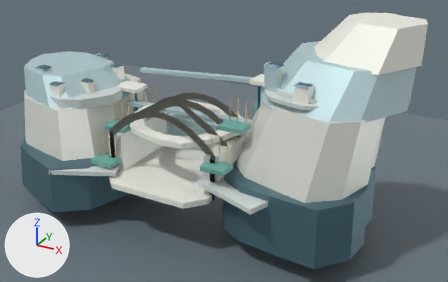
One commit to the glTF model studies/M3D-1S/J7/R5/outputs/J7R5_INHABITED_CIVIC_SECTION_NONCANONICAL.glb: the scene before it, then after it.
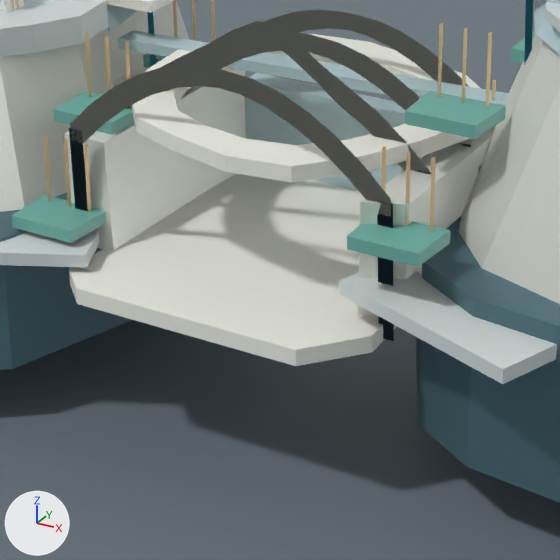
Each version is shown whole from a 50 mm lens placed at (3795.0, -5932.0, 3934.0), pointed at (443.0, 163.0, 887.0), then close up on the part from 19% to 60% of the width and 32% to 96% of the height. Lighting does not change. The marker at lower left points along +X, +Y and +Z. The older version's two pictures come first.

In view in the first close-up: 'EAST_FOUNDATION_BUTTRESS', 'EAST_GATEWAY_APPROACH', 'EAST_MAIN_RESIDENTIAL_MASS', 'NAVE_EAST_CIVIC_GALLERY', 'NAVE_PUBLIC_ASSEMBLY_HALL_FLOOR', 'NAVE_PUBLIC_NORTH_READING_WALL', 'NAVE_UPPER_OPEN_OCULUS', 'NAVE_VAULT_OCCUPIABLE_RIB_0', 'NAVE_WEST_CIVIC_GALLERY', 'NONCANONICAL_10KM_BASIS', 'WEST_FOUNDATION_BUTTRESS', 'WEST_HIGH_CITY_MASS' and 38 more.
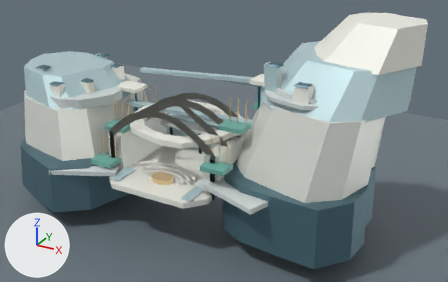
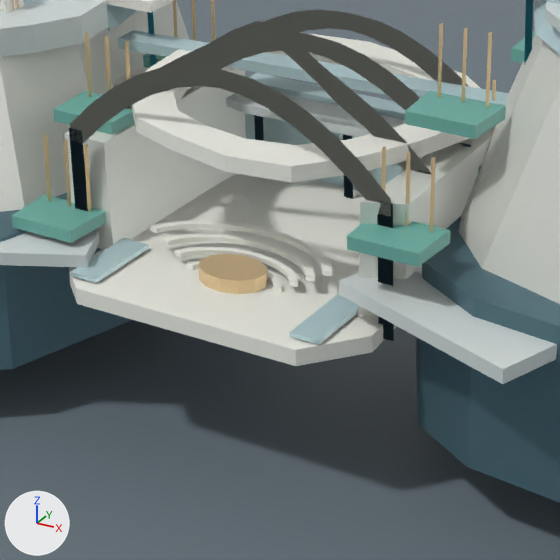
Edits to the bpy script that builds the scene:
```text
Add me_nave_mezzanine_support_0:
    me_nave_mezzanine_support_0.from_pydata([(-22.0, 330.0, 538.0), (22.0, 330.0, 538.0), (22.0, 330.0, 582.0), (-22.0, 330.0, 582.0), (-22.0, 330.0, 868.0), (22.0, 330.0, 868.0), (22.0, 330.0, 912.0), (-22.0, 330.0, 912.0)], [], [(3, 2, 1), (3, 1, 0), (4, 5, 6), (4, 6, 7), (0, 1, 5), (0, 5, 4), (1, 2, 6), (1, 6, 5), (2, 3, 7), (2, 7, 6), (3, 0, 4), (3, 4, 7)])
    me_nave_mezzanine_support_0.materials.append(mat_graphite_strata)  # cyan #597984
Add me_nave_mezzanine_support__440:
    me_nave_mezzanine_support__440.from_pydata([(-462.0, 330.0, 538.0), (-418.0, 330.0, 538.0), (-418.0, 330.0, 582.0), (-462.0, 330.0, 582.0), (-462.0, 330.0, 868.0), (-418.0, 330.0, 868.0), (-418.0, 330.0, 912.0), (-462.0, 330.0, 912.0)], [], [(3, 2, 1), (3, 1, 0), (4, 5, 6), (4, 6, 7), (0, 1, 5), (0, 5, 4), (1, 2, 6), (1, 6, 5), (2, 3, 7), (2, 7, 6), (3, 0, 4), (3, 4, 7)])
    me_nave_mezzanine_support__440.materials.append(mat_graphite_strata)  # cyan #597984
Add ob_nave_civic_side_entry_1:
    ob_nave_civic_side_entry_1 = bpy.data.objects.new('NAVE_CIVIC_SIDE_ENTRY_1', me_nave_civic_side_entry_1)  # a box spanning x 438.0..562.0, y -820.0..-480.0, z 556.0..574.0; in mat_urban_nacre (pale blue #c0dade)
    ob_nave_civic_side_entry_1.location = (0.0, 0.0, 0.0)
Add ob_nave_civic_side_entry_0:
    ob_nave_civic_side_entry_0 = bpy.data.objects.new('NAVE_CIVIC_SIDE_ENTRY_0', me_nave_civic_side_entry_0)  # a box spanning x -562.0..-438.0, y -820.0..-480.0, z 556.0..574.0; in mat_urban_nacre (pale blue #c0dade)
    ob_nave_civic_side_entry_0.location = (0.0, 0.0, 0.0)
Add ob_nave_mezzanine_support_0:
    ob_nave_mezzanine_support_0 = bpy.data.objects.new('NAVE_MEZZANINE_SUPPORT_0', me_nave_mezzanine_support_0)
    ob_nave_mezzanine_support_0.location = (0.0, 0.0, 0.0)
Add ob_nave_mezzanine_support__440:
    ob_nave_mezzanine_support__440 = bpy.data.objects.new('NAVE_MEZZANINE_SUPPORT_-440', me_nave_mezzanine_support__440)
    ob_nave_mezzanine_support__440.location = (0.0, 0.0, 0.0)
Add ob_nave_north_public_mezzanine:
    ob_nave_north_public_mezzanine = bpy.data.objects.new('NAVE_NORTH_PUBLIC_MEZZANINE', me_nave_north_public_mezzanine)  # 12 vertices, 20 faces; spans x -540.0..550.0, y 215.0..405.0, z 890.0..927.0; in mat_inner_civic (light grey #d6dedd)
    ob_nave_north_public_mezzanine.location = (0.0, 0.0, 0.0)
Add ob_nave_stage_civic_dais:
    ob_nave_stage_civic_dais = bpy.data.objects.new('NAVE_STAGE_CIVIC_DAIS', me_nave_stage_civic_dais)  # a 12-sided cylinder along z spanning x -145.0..145.0, y -640.0..-430.0, z 548.0..605.0; in mat_gold_inlay (beige #ecd0a4)
    ob_nave_stage_civic_dais.location = (0.0, 0.0, 0.0)
Add ob_nave_amphitheatre_tier_3:
    ob_nave_amphitheatre_tier_3 = bpy.data.objects.new('NAVE_AMPHITHEATRE_TIER_3', me_nave_amphitheatre_tier_3)  # 100 vertices, 196 faces; spans x -418.0..414.0, y -498.0..-290.0, z 644.0..664.0; in mat_chiseled_white (white #f5f5eb)
    ob_nave_amphitheatre_tier_3.location = (0.0, 0.0, 0.0)
Add ob_nave_amphitheatre_tier_2:
    ob_nave_amphitheatre_tier_2 = bpy.data.objects.new('NAVE_AMPHITHEATRE_TIER_2', me_nave_amphitheatre_tier_2)  # 100 vertices, 196 faces; spans x -352.0..348.0, y -512.0..-336.0, z 612.0..632.0; in mat_chiseled_white (white #f5f5eb)
    ob_nave_amphitheatre_tier_2.location = (0.0, 0.0, 0.0)
Add ob_nave_amphitheatre_tier_1:
    ob_nave_amphitheatre_tier_1 = bpy.data.objects.new('NAVE_AMPHITHEATRE_TIER_1', me_nave_amphitheatre_tier_1)  # 100 vertices, 196 faces; spans x -285.0..282.0, y -526.0..-382.0, z 580.0..600.0; in mat_chiseled_white (white #f5f5eb)
    ob_nave_amphitheatre_tier_1.location = (0.0, 0.0, 0.0)
Add ob_nave_amphitheatre_tier_0:
    ob_nave_amphitheatre_tier_0 = bpy.data.objects.new('NAVE_AMPHITHEATRE_TIER_0', me_nave_amphitheatre_tier_0)  # 100 vertices, 196 faces; spans x -219.0..216.0, y -540.0..-428.0, z 548.0..568.0; in mat_chiseled_white (white #f5f5eb)
    ob_nave_amphitheatre_tier_0.location = (0.0, 0.0, 0.0)
```

Location of each change, (x1, y1, x2, y2) in pixels of the close-ups (560 x 560 px):
'NAVE_STAGE_CIVIC_DAIS', added (beige): after (198, 254, 268, 294)
'NAVE_NORTH_PUBLIC_MEZZANINE', added: after (226, 93, 405, 137)
'NAVE_CIVIC_SIDE_ENTRY_1', added (pale blue): after (290, 294, 358, 345)
'NAVE_AMPHITHEATRE_TIER_3', added: after (150, 220, 332, 276)
'NAVE_CIVIC_SIDE_ENTRY_0', added (pale blue): after (70, 238, 149, 283)
'NAVE_AMPHITHEATRE_TIER_2', added: after (162, 234, 315, 282)
'NAVE_AMPHITHEATRE_TIER_1', added: after (174, 247, 298, 287)
'NAVE_AMPHITHEATRE_TIER_0', added: after (187, 261, 282, 292)
'NAVE_MEZZANINE_SUPPORT_-440', added (mostly hidden): after (254, 115, 264, 141)
'NAVE_MEZZANINE_SUPPORT_0', added (mostly hidden): after (343, 134, 353, 199)
